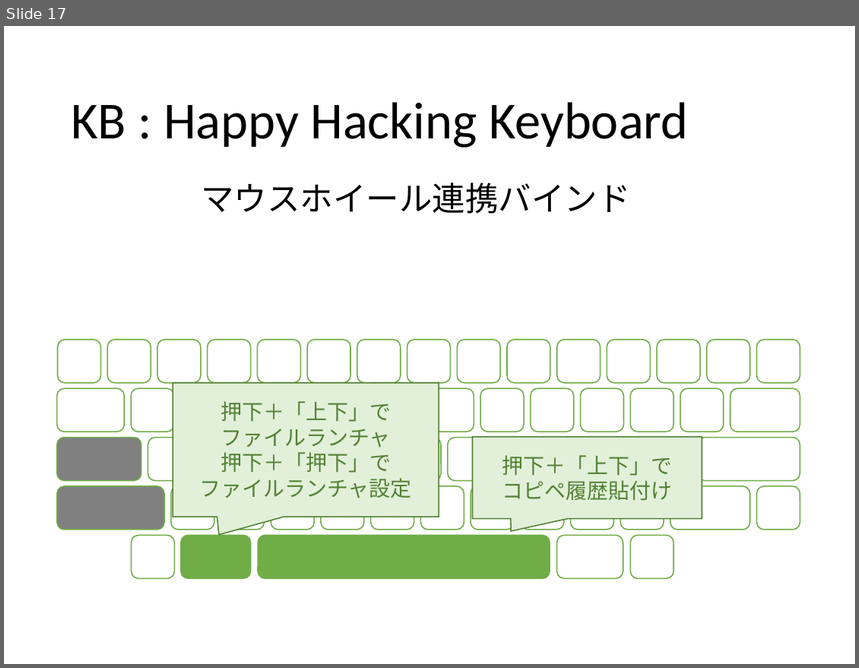
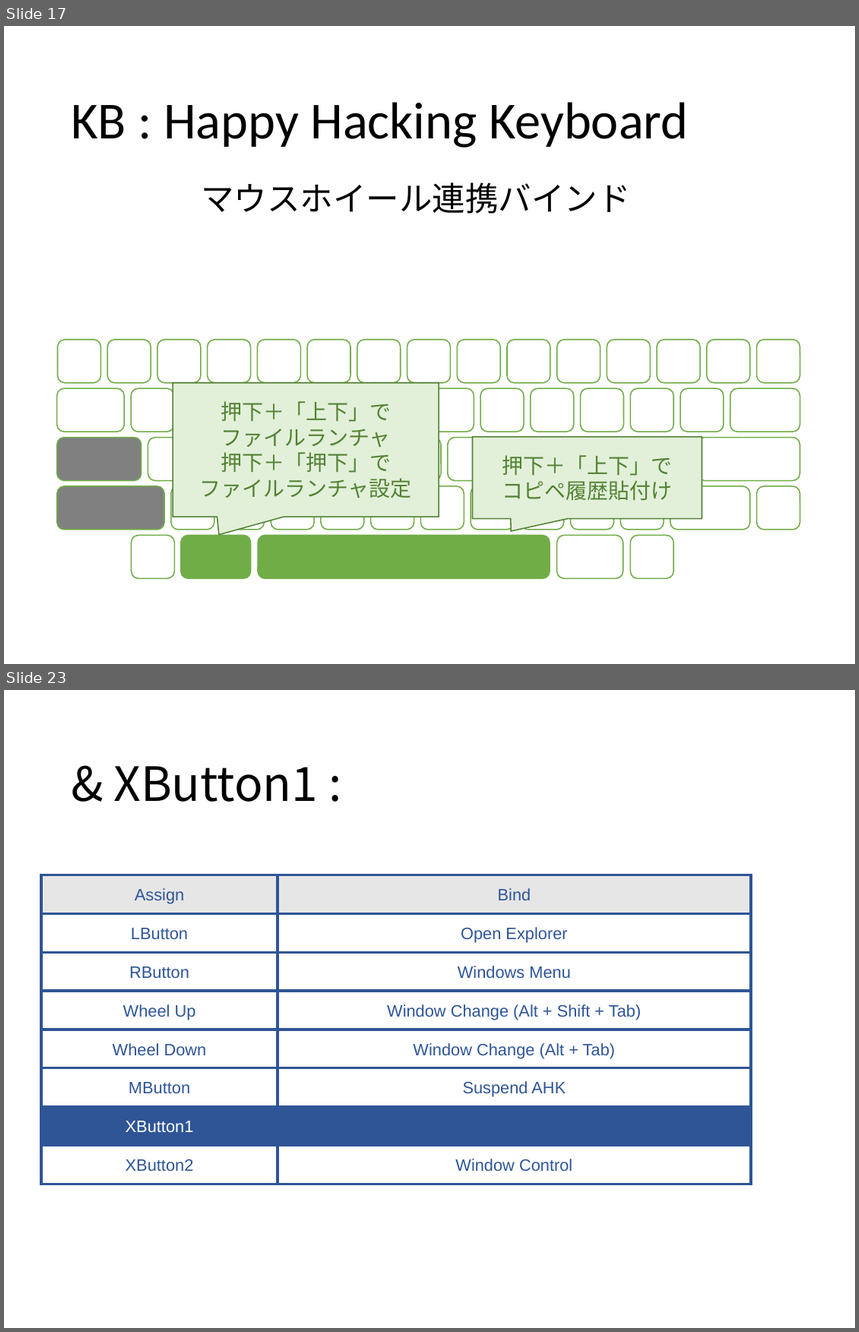
Before and after one commit to ittooo66/myAHK, a slide deck: MANUAL.pptx. Shown one above the other, each under a label of ours: slide 17 before the commit, slides 17 and 23 after it; the slides between them are not shown. The pictures are 859x668 and 859x1332 pixels, drawn with LibreOffice and Linux fonts; fonts in the diff are those of the drawing. Boxes give left, top, right and bottom in pixels: in the first picture for what was removed or moved away, otherwise in the second. Text is boxed around its words. In the diff, an @@ line names an element or a change of style, - is before the commit and + after.

```diff
--- a/MANUAL.pptx
+++ b/MANUAL.pptx
@@ slide 23 added at (4, 690, 855, 1328), background #FFFFFF @@
@@ title added at (113, 766, 318, 802), 40 pt, text #000000 @@
+& XButton1 :
@@ rectangle added at (41, 875, 278, 913), fill #E7E6E6, outline #2F5597 2.25 pt, 14 pt, text #2F5597 @@
+Assign
@@ rectangle added at (278, 875, 751, 913), fill #E7E6E6, outline #2F5597 2.25 pt, 14 pt, text #2F5597 @@
+Bind
@@ rectangle added at (41, 914, 278, 952), fill #FFFFFF, outline #2F5597 2.25 pt, 14 pt, text #2F5597 @@
+LButton
@@ rectangle added at (278, 914, 751, 952), fill #FFFFFF, outline #2F5597 2.25 pt, 14 pt, text #2F5597 @@
+Open Explorer
@@ rectangle added at (41, 952, 278, 990), fill #FFFFFF, outline #2F5597 2.25 pt, 14 pt, text #2F5597 @@
+RButton
@@ rectangle added at (278, 952, 751, 990), fill #FFFFFF, outline #2F5597 2.25 pt, 14 pt, text #2F5597 @@
+Windows Menu
@@ rectangle added at (41, 991, 278, 1030), fill #FFFFFF, outline #2F5597 2.25 pt, 14 pt, text #2F5597 @@
+Wheel Up
@@ rectangle added at (278, 991, 751, 1030), fill #FFFFFF, outline #2F5597 2.25 pt, 14 pt, text #2F5597 @@
+Window Change (Alt + Shift + Tab)
@@ rectangle added at (41, 1030, 278, 1068), fill #FFFFFF, outline #2F5597 2.25 pt, 14 pt, text #2F5597 @@
+Wheel Down
@@ rectangle added at (278, 1030, 751, 1068), fill #FFFFFF, outline #2F5597 2.25 pt, 14 pt, text #2F5597 @@
+Window Change (Alt + Tab)
@@ rectangle added at (41, 1068, 278, 1106), fill #FFFFFF, outline #2F5597 2.25 pt, 14 pt, text #2F5597 @@
+MButton
@@ rectangle added at (278, 1068, 751, 1106), fill #FFFFFF, outline #2F5597 2.25 pt, 14 pt, text #2F5597 @@
+Suspend AHK
@@ rectangle added at (41, 1107, 278, 1145), fill #2F5597, outline #2F5597 2.25 pt, 14 pt, text #FFFFFF @@
+XButton1
@@ rectangle added at (278, 1107, 751, 1145), fill #2F5597, outline #2F5597 2.25 pt @@
@@ rectangle added at (41, 1145, 278, 1184), fill #FFFFFF, outline #2F5597 2.25 pt, 14 pt, text #2F5597 @@
+XButton2
@@ rectangle added at (278, 1145, 751, 1184), fill #FFFFFF, outline #2F5597 2.25 pt, 14 pt, text #2F5597 @@
+Window Control
```
Also in this commit, not shown: 6 slides changed, 5 other slides added, 5 slides removed, 2 other files.
